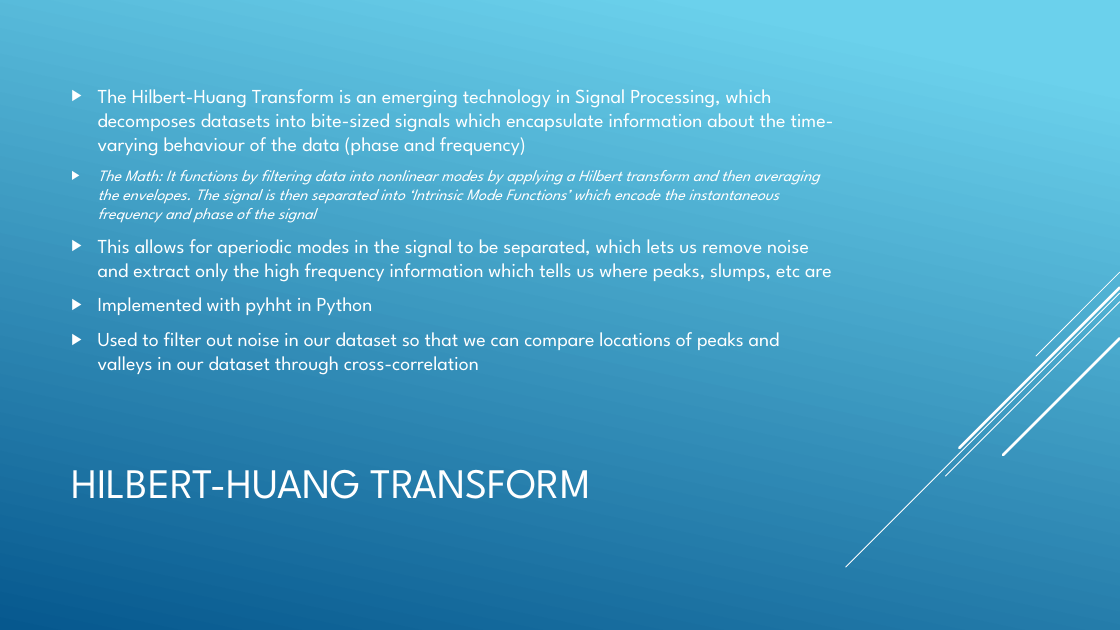
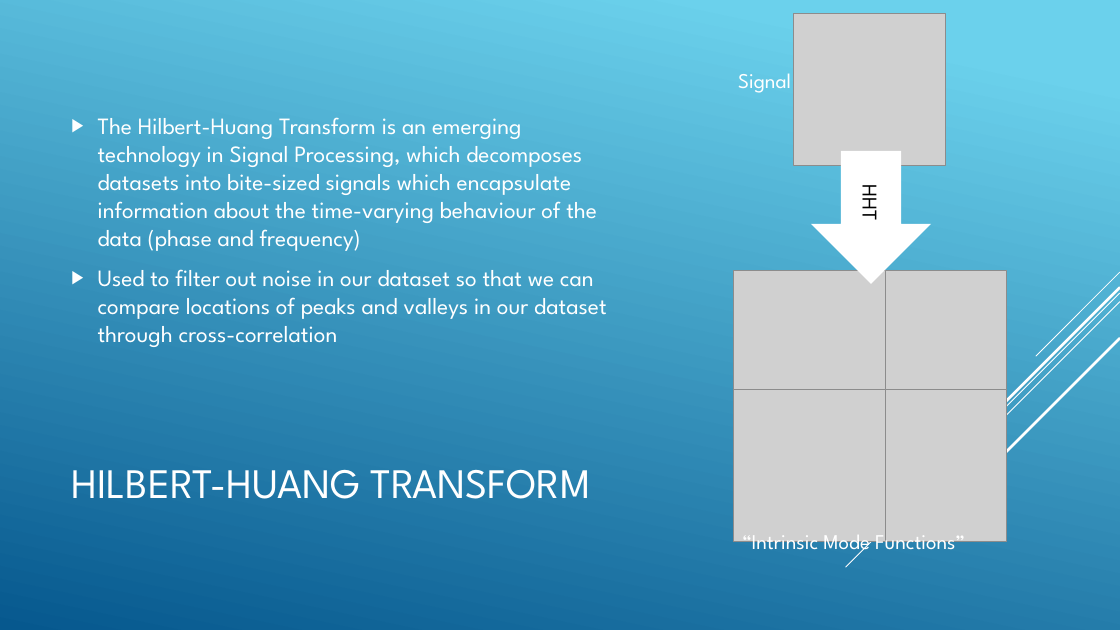
Before and after one commit to mastwood/spaceapps-2019, a slide deck: slide 6 of Geomagnetic_Presentation_Beans.pptx (slide 5 before the commit). Drawn at 1120x630 pixels with LibreOffice and Linux fonts; fonts in the diff are those of the drawing; grey boxes stand for pictures. Boxes give left, top, right and bottom in pixels: in the first picture for what was removed or moved away, otherwise in the second. Text is boxed around its words. In the diff, an @@ line names an element or a change of style, - is before the commit and + after.

```diff
--- a/Geomagnetic_Presentation_Beans.pptx
+++ b/Geomagnetic_Presentation_Beans.pptx
@@ picture added at [793, 13, 945, 166] @@
@@ text "The Hilbert-Huang Transform is an ..." at [98, 117, 606, 347]: size 17 to 20 pt @@
@@ text added at [738, 73, 791, 93], 18 pt, text #FFFFFF @@
+Signal
@@ text at [98, 170, 832, 315]: paragraphs removed @@
-▶ The Math: It functions by filtering data into nonlinear modes by applying a Hilbert transform and then averaging the envelopes. The signal is then separated into ‘Intrinsic Mode Functions’ which encode the instantaneous frequency and phase of the signal
-▶ This allows for aperiodic modes in the signal to be separated, which lets us remove noise and extract only the high frequency information which tells us where peaks, slumps, etc are
-▶ Implemented with pyhht in Python
@@ right arrow added at [811, 151, 931, 284], fill #FFFFFF, 18 pt, text #000000 @@
+HHT
@@ picture added at [734, 271, 886, 423] @@
@@ picture added at [855, 271, 1007, 423] @@
@@ picture added at [734, 390, 886, 542] @@
@@ picture added at [855, 390, 1007, 542] @@
@@ text added at [742, 528, 965, 555], 18 pt, text #FFFFFF @@
+“Intrinsic Mode Functions”
```
Also in this commit, not shown: 1 other slide changed, 1 slide added, 1 slide removed.
